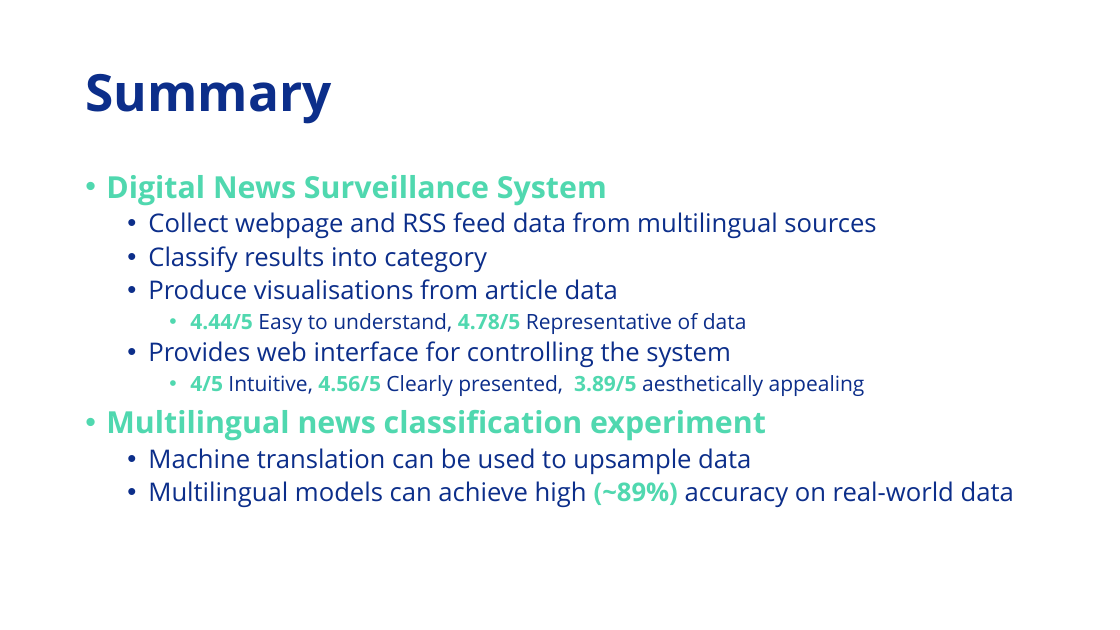
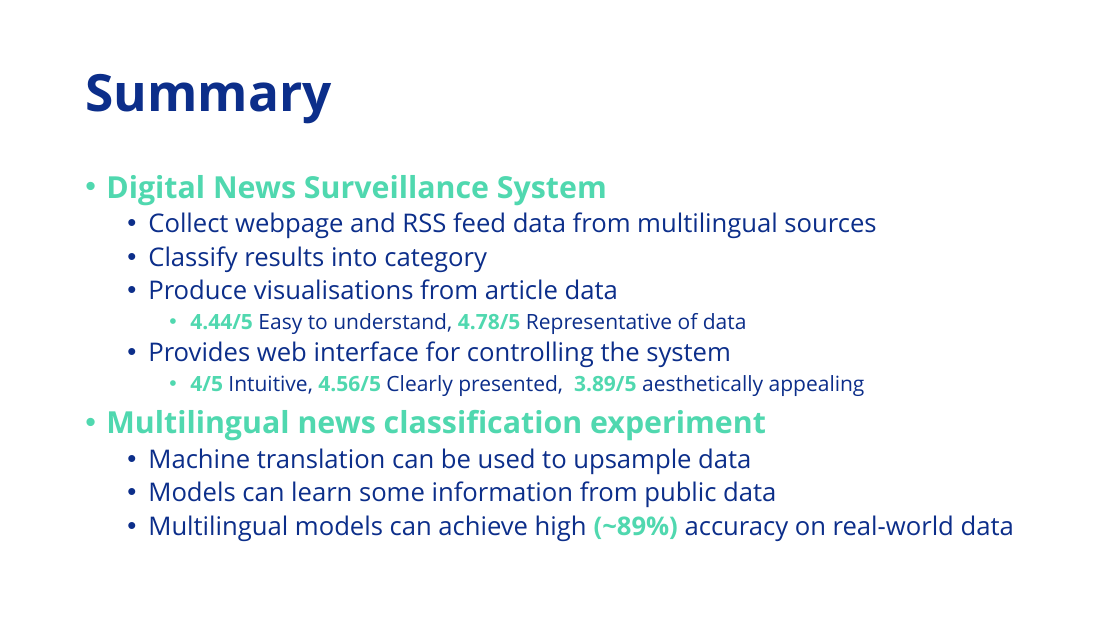
Before and after one commit to Adamanatite/nlp-global-news-monitor, a slide deck: slide 33 of research/Video Presentation D1.pptx (slide 32 before the commit). Drawn at 1120x630 pixels with LibreOffice and Linux fonts; fonts in the diff are those of the drawing. Boxes give left, top, right and bottom in pixels: in the first picture for what was removed or moved away, otherwise in the second. Text is boxed around its words. In the diff, an @@ line names an element or a change of style, - is before the commit and + after.

```diff
--- a/research/Video Presentation D1.pptx
+++ b/research/Video Presentation D1.pptx
@@ text at (148, 481, 776, 508): paragraph added @@
+  • Models can learn some information from public data
```
Also in this commit, not shown: 8 other slides changed, 1 slide added, 5 other files.
